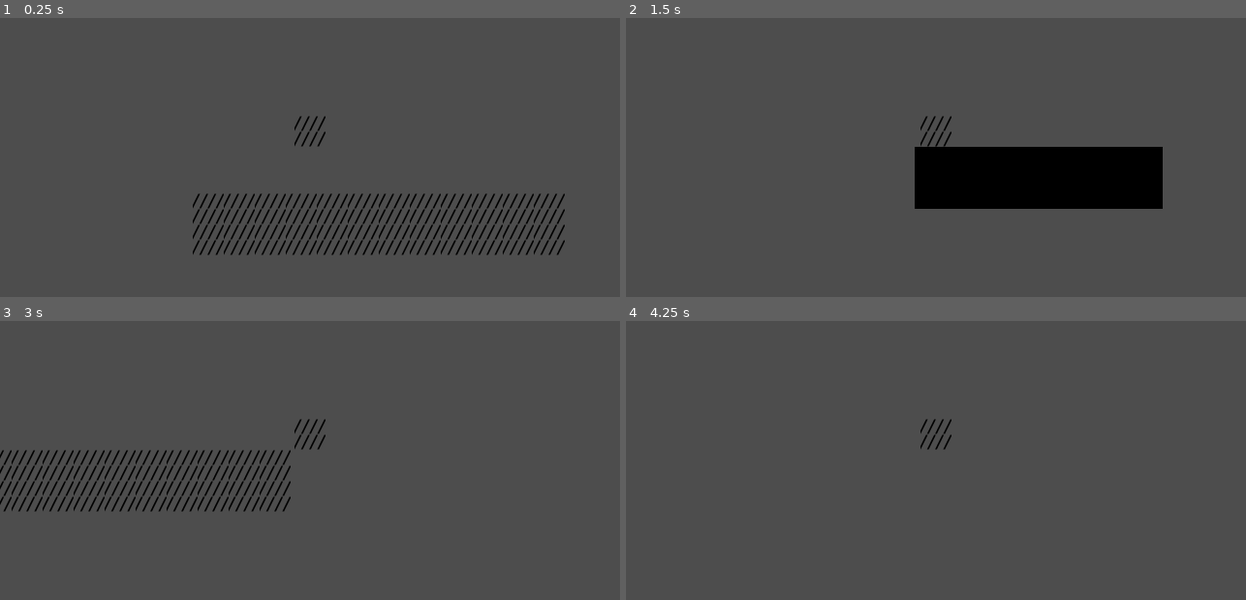
Above: before the commit, frames 1-4 (two rows, left to right).
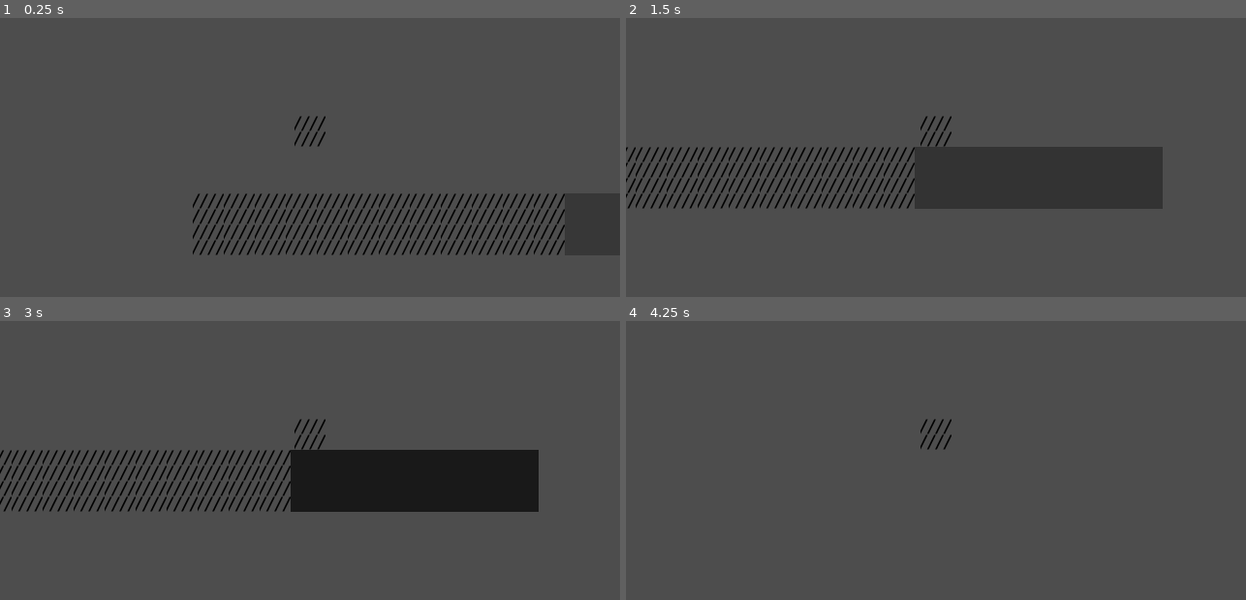
Above: after the commit, the same moments.

Repository: FinalFenetix/Reality-shifters
Game: Godot game, scene res://scenes/level1.tscn
Same seed, same stepped clock (60 frames per second), same inputs: the game is played once before the commit and once after it.
Inputs:
- Up to frame 1 (0.25 s): no input
- Up to frame 2 (1.5 s): hold D (right) from 0.53 s (still down); tap W (up) at 0.6, 0.77, 1.07 s; tap Shift (switch_reality) at 1.35 s
- Up to frame 3 (3 s): tap W (up) at 1.52, 1.55, 1.82, 2.1 s; release D (right) at 2.03 s; hold A (left) 2.03-2.78 s; hold D (right) from 2.78 s (still down); tap Shift (switch_reality) at 2.85 s
- Up to frame 4 (4.25 s): keep holding D (right); tap W (up) at 3.02, 3.05, 3.32, 3.6, 3.77, 4.07 s

The runs differ from the first frame. In frame 2, 12% of the frame differs, in the area x 0-87%, y 46-69%; in frame 3, 8.9%; in frame 4, nothing differs.

Commit message:
feat: Added animation for reality shifting ability

Diff:
--- a/project-files/scenes/level1.tscn
+++ b/project-files/scenes/level1.tscn
@@ -1,10 +1,118 @@
-[gd_scene load_steps=6 format=3 uid="uid://ca6gc56d4tamj"]
+[gd_scene load_steps=14 format=3 uid="uid://ca6gc56d4tamj"]
 
 [ext_resource type="PackedScene" uid="uid://dbpx0rdukw0xv" path="res://scenes/r_1_l_1.tscn" id="2_i8boi"]
 [ext_resource type="PackedScene" uid="uid://cbw2n3sfn83jw" path="res://scenes/player.tscn" id="2_vb7mb"]
 [ext_resource type="PackedScene" uid="uid://bdh377fraghhh" path="res://scenes/r_2_l_1.tscn" id="3_mjxj3"]
 [ext_resource type="Script" path="res://scripts/r_1_l_1.gd" id="3_qr16g"]
 [ext_resource type="Script" path="res://scripts/r_2_l_1.gd" id="5_wjcpw"]
+
+[sub_resource type="Animation" id="Animation_24nhb"]
+resource_name = "fadeIn"
+length = 0.3
+tracks/0/type = "value"
+tracks/0/imported = false
+tracks/0/enabled = true
+tracks/0/path = NodePath(".:modulate")
+tracks/0/interp = 1
+tracks/0/loop_wrap = true
+tracks/0/keys = {
+"times": PackedFloat32Array(0, 0.3),
+"transitions": PackedFloat32Array(1, 1.03526),
+"update": 0,
+"values": [Color(1, 1, 1, 0), Color(1, 1, 1, 1)]
+}
+
+[sub_resource type="Animation" id="Animation_v2mga"]
+resource_name = "fadeOut"
+length = 0.3
+tracks/0/type = "value"
+tracks/0/imported = false
+tracks/0/enabled = true
+tracks/0/path = NodePath(".:modulate")
+tracks/0/interp = 1
+tracks/0/loop_wrap = true
+tracks/0/keys = {
+"times": PackedFloat32Array(0, 0.3),
+"transitions": PackedFloat32Array(1.03526, 1),
+"update": 0,
+"values": [Color(1, 1, 1, 1), Color(1, 1, 1, 0)]
+}
+
+[sub_resource type="Animation" id="Animation_qv2hg"]
+length = 0.001
+tracks/0/type = "value"
+tracks/0/imported = false
+tracks/0/enabled = true
+tracks/0/path = NodePath(".:modulate")
+tracks/0/interp = 1
+tracks/0/loop_wrap = true
+tracks/0/keys = {
+"times": PackedFloat32Array(0),
+"transitions": PackedFloat32Array(1),
+"update": 0,
+"values": [Color(1, 1, 1, 1)]
+}
+
+[sub_resource type="AnimationLibrary" id="AnimationLibrary_0mqg0"]
+_data = {
+"RESET": SubResource("Animation_qv2hg"),
+"fadeIn": SubResource("Animation_24nhb"),
+"fadeOut": SubResource("Animation_v2mga")
+}
+
+[sub_resource type="Animation" id="Animation_a4n0x"]
+resource_name = "fadeIn"
+length = 0.3
+tracks/0/type = "value"
+tracks/0/imported = false
+tracks/0/enabled = true
+tracks/0/path = NodePath(".:modulate")
+tracks/0/interp = 1
+tracks/0/loop_wrap = true
+tracks/0/keys = {
+"times": PackedFloat32Array(0, 0.3),
+"transitions": PackedFloat32Array(1, 1),
+"update": 0,
+"values": [Color(1, 1, 1, 0), Color(1, 1, 1, 1)]
+}
+
+[sub_resource type="Animation" id="Animation_0jlpu"]
+resource_name = "fadeOut"
+length = 0.3
+tracks/0/type = "value"
+tracks/0/imported = false
+tracks/0/enabled = true
+tracks/0/path = NodePath(".:modulate")
+tracks/0/interp = 1
+tracks/0/loop_wrap = true
+tracks/0/keys = {
+"times": PackedFloat32Array(0, 0.3),
+"transitions": PackedFloat32Array(1, 1),
+"update": 0,
+"values": [Color(1, 1, 1, 1), Color(1, 1, 1, 0)]
+}
+
+[sub_resource type="Animation" id="Animation_e3tce"]
+length = 0.001
+tracks/0/type = "value"
+tracks/0/imported = false
+tracks/0/enabled = true
+tracks/0/path = NodePath(".:modulate")
+tracks/0/interp = 1
+tracks/0/loop_wrap = true
+tracks/0/keys = {
+"times": PackedFloat32Array(0),
+"transitions": PackedFloat32Array(1),
+"update": 0,
+"values": [Color(1, 1, 1, 1)]
+}
+
+[sub_resource type="AnimationLibrary" id="AnimationLibrary_32p5q"]
+_data = {
+"RESET": SubResource("Animation_e3tce"),
+"fadeIn": SubResource("Animation_a4n0x"),
+"fadeOut": SubResource("Animation_0jlpu")
+}
 
 [node name="level1" type="Node2D"]
 
@@ -17,5 +125,15 @@
 [node name="R1_L1" parent="." instance=ExtResource("2_i8boi")]
 script = ExtResource("3_qr16g")
 
+[node name="AnimationPlayer" type="AnimationPlayer" parent="R1_L1"]
+libraries = {
+"": SubResource("AnimationLibrary_0mqg0")
+}
+
 [node name="R2_L1" parent="." instance=ExtResource("3_mjxj3")]
 script = ExtResource("5_wjcpw")
+
+[node name="AnimationPlayer" type="AnimationPlayer" parent="R2_L1"]
+libraries = {
+"": SubResource("AnimationLibrary_32p5q")
+}
--- a/project-files/scripts/r_1_l_1.gd
+++ b/project-files/scripts/r_1_l_1.gd
@@ -1,10 +1,18 @@
 extends Node2D
+@onready var animation: AnimationPlayer = $"../R2_L1/AnimationPlayer"
+var reality = 0
+func _process(delta: float) -> void:
+	if Global.CurrentReality != reality:
+		change_reality()
 
-func _process(delta: float) -> void:
+func change_reality():
 	if Global.CurrentReality == 1:
-		show()
+		reality = 1
+		animation.play("fadeIn")
 		position = Vector2(0, 0)
 
 	else:
-		hide()
+		reality = 2
+		animation.play("fadeOut")
+		await animation.animation_finished
 		position = Vector2(99999, 99999)
--- a/project-files/scripts/r_2_l_1.gd
+++ b/project-files/scripts/r_2_l_1.gd
@@ -1,10 +1,19 @@
 extends Node2D
+@onready var animation: AnimationPlayer = $AnimationPlayer
 
+var reality = 0
 func _process(delta: float) -> void:
+	if Global.CurrentReality != reality:
+		change_reality()
+
+func change_reality():
 	if Global.CurrentReality == 2:
-		show()
+		reality = 2
+		animation.play("fadeIn")
 		position = Vector2(0, 0)
 
 	else:
-		hide()
+		reality = 1
+		animation.play("fadeOut")
+		await animation.animation_finished
 		position = Vector2(99999, 99999)
